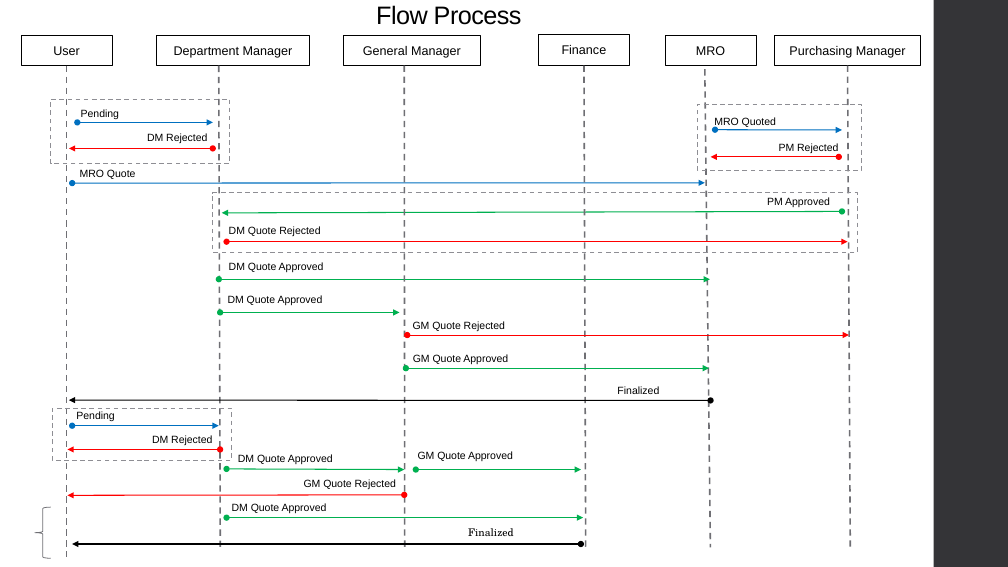
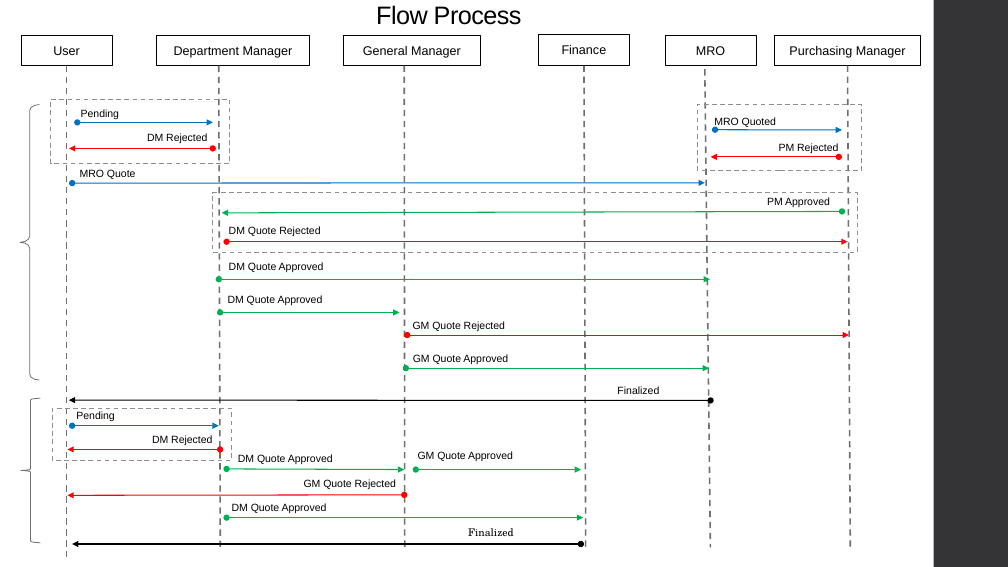
Before and after one commit to JFigue27/PR, a slide deck: slide 8 of definition/PR.PPTX. Drawn at 1008x567 pixels with LibreOffice and Linux fonts; fonts in the diff are those of the drawing. Boxes give left, top, right and bottom in pixels: in the first picture for what was removed or moved away, otherwise in the second. Text is boxed around its words. In the diff, an @@ line names an element or a change of style, - is before the commit and + after.

```diff
--- a/definition/PR.PPTX
+++ b/definition/PR.PPTX
@@ left brace added at (x1=20, y1=104, x2=39, y2=380), outline #6F6F74 0.75 pt @@
@@ left brace resized from (x1=35, y1=507, x2=51, y2=559) to (x1=21, y1=399, x2=41, y2=543) @@
```
Also in this commit, not shown: 14 other files.
